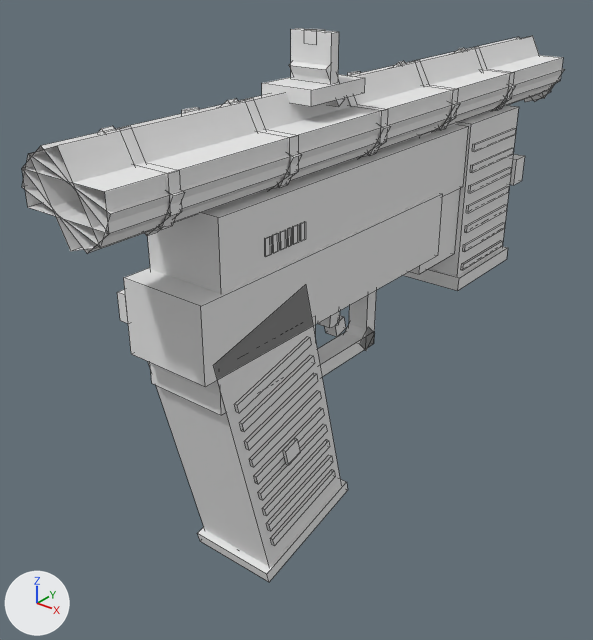
Renders of the OBJ model src/main/resources/assets/mareeletrica/models/block/paint_mp40_view_0.obj from each side of a commit.
Camera for both pictures: a 50 mm camera at (1.282, -1.543, 0.923) aimed at (0.427, -0.474, 0.261). The lights are fixed; the arrows at lower left show +X, +Y and +Z. The older version comes first. Mesh edges are drawn as thin lines. Where no turn or scale is listed for an object, it has been applied to the vertices. Vertices at exactly the same position are counted once.

Script lines for the objects in view, before the commit:
```python
me_paint_mp40_view_0 = bpy.data.meshes.new('paint_mp40_view_0')
me_paint_mp40_view_0.from_pydata(...)  # 694 vertices, 544 faces; spans x 0.406..0.587, y -0.995..0.265, z -0.085..0.779
me_paint_mp40_view_0.materials.append(mat_paint)  # its picture is missing
ob_paint_mp40_view_0 = bpy.data.objects.new('paint_mp40_view_0', me_paint_mp40_view_0)
ob_paint_mp40_view_0.location = (0.0, 0.0, 0.0)
```
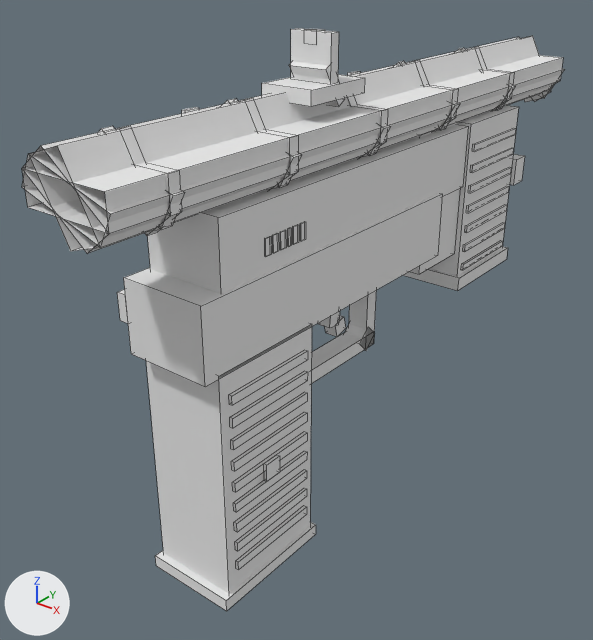
What differs and where, as boxes [x1, y1, x2, y2] in the pictures (593 x 640 px; the box of a moved part takes in the faces that stretch with it):
'paint_mp40_view_0', reshaped: before [22, 28, 565, 582]; after [22, 28, 565, 611]
part 1 of me_paint_mp40_view_0, added: after [146, 325, 312, 594]
part 2 of me_paint_mp40_view_0, moved or reshaped: before [270, 470, 335, 546]; after [236, 506, 307, 570]
part 3 of me_paint_mp40_view_0, moved or reshaped: before [266, 455, 333, 531]; after [235, 488, 307, 551]
part 4 of me_paint_mp40_view_0, moved or reshaped: before [262, 440, 330, 516]; after [234, 470, 307, 532]
part 5 of me_paint_mp40_view_0, moved or reshaped: before [258, 424, 327, 500]; after [233, 451, 307, 512]
part 6 of me_paint_mp40_view_0, moved or reshaped: before [254, 407, 324, 484]; after [232, 431, 307, 492]
part 7 of me_paint_mp40_view_0, moved or reshaped: before [249, 390, 321, 467]; after [231, 412, 307, 471]
part 8 of me_paint_mp40_view_0, moved or reshaped: before [244, 373, 318, 450]; after [231, 392, 307, 450]
part 9 of me_paint_mp40_view_0, moved or reshaped: before [240, 355, 315, 432]; after [230, 371, 308, 428]
part 10 of me_paint_mp40_view_0, moved or reshaped: before [234, 336, 311, 413]; after [229, 350, 308, 405]
part 11 of me_paint_mp40_view_0, moved or reshaped: before [283, 438, 300, 465]; after [264, 455, 280, 481]
part 12 of me_paint_mp40_view_0, added: after [155, 522, 316, 611]
part 13 of me_paint_mp40_view_0, deleted: before [150, 325, 315, 415]
part 14 of me_paint_mp40_view_0, deleted: before [148, 286, 341, 567]
part 15 of me_paint_mp40_view_0, deleted: before [197, 479, 348, 582]

Patch to the scene script:
```diff
--- a/src/main/resources/assets/mareeletrica/models/block/paint_mp40_view_0.obj.py
+++ b/src/main/resources/assets/mareeletrica/models/block/paint_mp40_view_0.obj.py
@@ me_paint_mp40_view_0 @@
 # used by ob_paint_mp40_view_0; location = (0.0, 0.0, 0.0)
-me_paint_mp40_view_0.from_pydata(...)  # 694 vertices, 544 faces; spans x 0.406..0.587, y -0.995..0.265, z -0.085..0.779
+me_paint_mp40_view_0.from_pydata(...)  # 686 vertices, 538 faces; spans x 0.406..0.587, y -0.995..0.265, z -0.068..0.779
+# me_paint_mp40_view_0 part 1: a new loose piece, a box spanning x 0.424..0.576, y -0.833..-0.622, z -0.05..0.355, in mat_paint (its picture is missing)
+# me_paint_mp40_view_0 part 2: the loose piece of 8 vertices spanning x 0.576..0.582, y -0.73..-0.556, z -0.017..0.041 is turned -14 degrees about the x axis through its middle, then moved by (0.0, -0.084, -0.01)
+# me_paint_mp40_view_0 part 3: the loose piece of 8 vertices spanning x 0.576..0.582, y -0.739..-0.565, z 0.02..0.078 is turned -14 degrees about the x axis through its middle, then moved by (0.0, -0.075, -0.009)
+# me_paint_mp40_view_0 part 4: the loose piece of 8 vertices spanning x 0.576..0.582, y -0.749..-0.575, z 0.058..0.115 is turned -14 degrees about the x axis through its middle, then moved by (0.0, -0.066, -0.008)
+# me_paint_mp40_view_0 part 5: the loose piece of 8 vertices spanning x 0.576..0.582, y -0.758..-0.584, z 0.095..0.152 is turned -14 degrees about the x axis through its middle, then moved by (0.0, -0.056, -0.006)
+# me_paint_mp40_view_0 part 6: the loose piece of 8 vertices spanning x 0.576..0.582, y -0.767..-0.593, z 0.132..0.189 is turned -14 degrees about the x axis through its middle, then moved by (0.0, -0.047, -0.005)
+# me_paint_mp40_view_0 part 7: the loose piece of 8 vertices spanning x 0.576..0.582, y -0.776..-0.602, z 0.169..0.227 is turned -14 degrees about the x axis through its middle, then moved by (0.0, -0.038, -0.004)
+# me_paint_mp40_view_0 part 8: the loose piece of 8 vertices spanning x 0.576..0.582, y -0.786..-0.612, z 0.206..0.264 is turned -14 degrees about the x axis through its middle, then moved by (0.0, -0.029, -0.003)
+# me_paint_mp40_view_0 part 9: the loose piece of 8 vertices spanning x 0.576..0.582, y -0.795..-0.621, z 0.243..0.301 is turned -14 degrees about the x axis through its middle, then moved by (0.0, -0.019, -0.002)
+# me_paint_mp40_view_0 part 10: the loose piece of 8 vertices spanning x 0.576..0.582, y -0.804..-0.63, z 0.28..0.338 is turned -14 degrees about the x axis through its middle, then moved by (0.0, -0.01, -0.001)
+# me_paint_mp40_view_0 part 11: the loose piece of 8 vertices spanning x 0.58..0.586, y -0.701..-0.663, z 0.131..0.169 is turned -14 degrees about the x axis through its middle, then moved by (0.0, -0.05, -0.004)
+# me_paint_mp40_view_0 part 12: a new loose piece, a box spanning x 0.418..0.582, y -0.846..-0.613, z -0.068..-0.046, in mat_paint (its picture is missing)
+# me_paint_mp40_view_0 part 13: the loose piece of 8 vertices spanning x 0.427..0.573, y -0.828..-0.609, z 0.287..0.364 is deleted
+# me_paint_mp40_view_0 part 14: the loose piece of 8 vertices spanning x 0.424..0.576, y -0.843..-0.528, z -0.065..0.427 is deleted
+# me_paint_mp40_view_0 part 15: the loose piece of 8 vertices spanning x 0.418..0.582, y -0.747..-0.515, z -0.085..-0.007 is deleted
+# other edits to the shape of me_paint_mp40_view_0 do not show in these pictures
 me_paint_mp40_view_0.materials.append(mat_paint)
```
